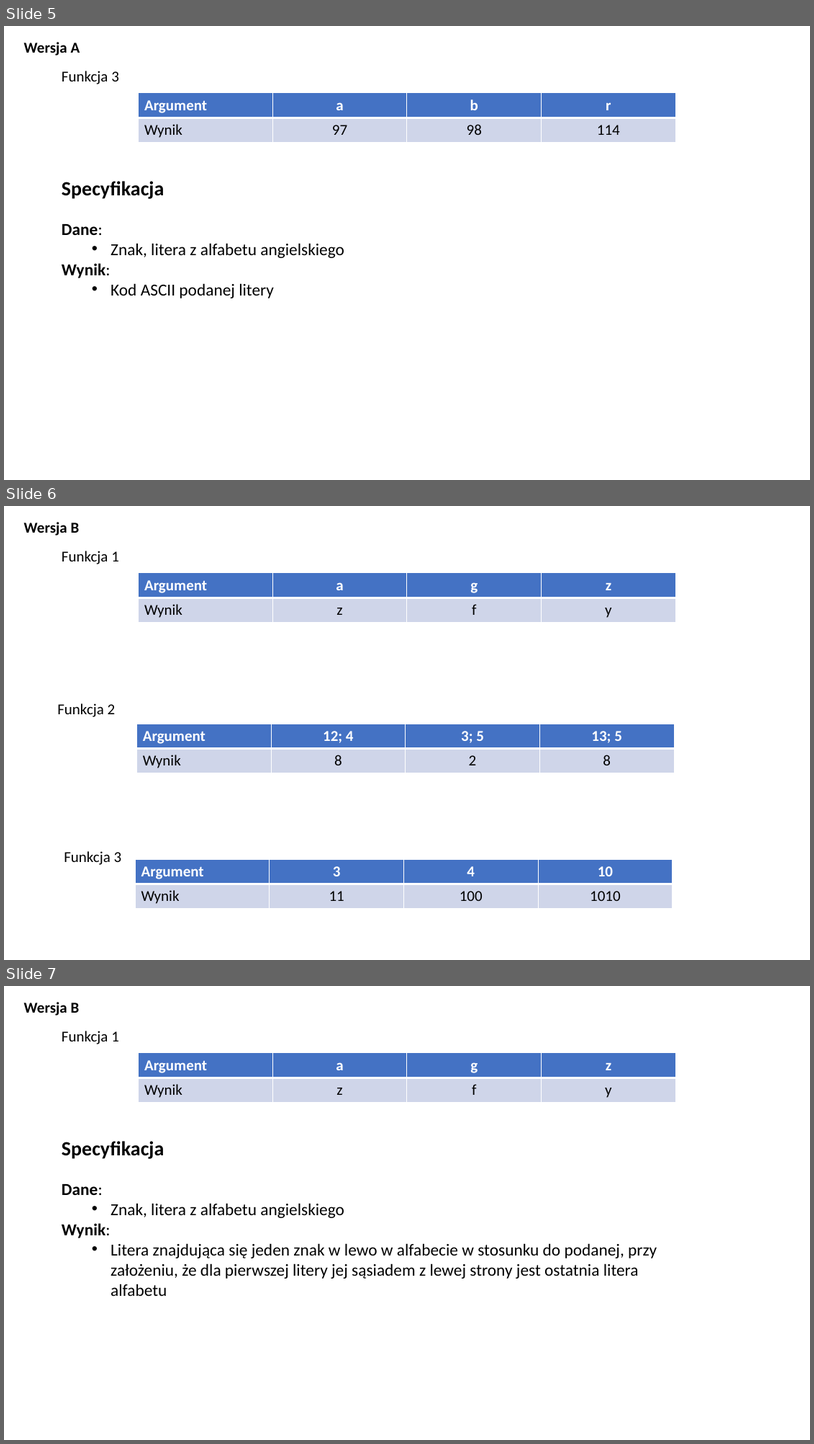
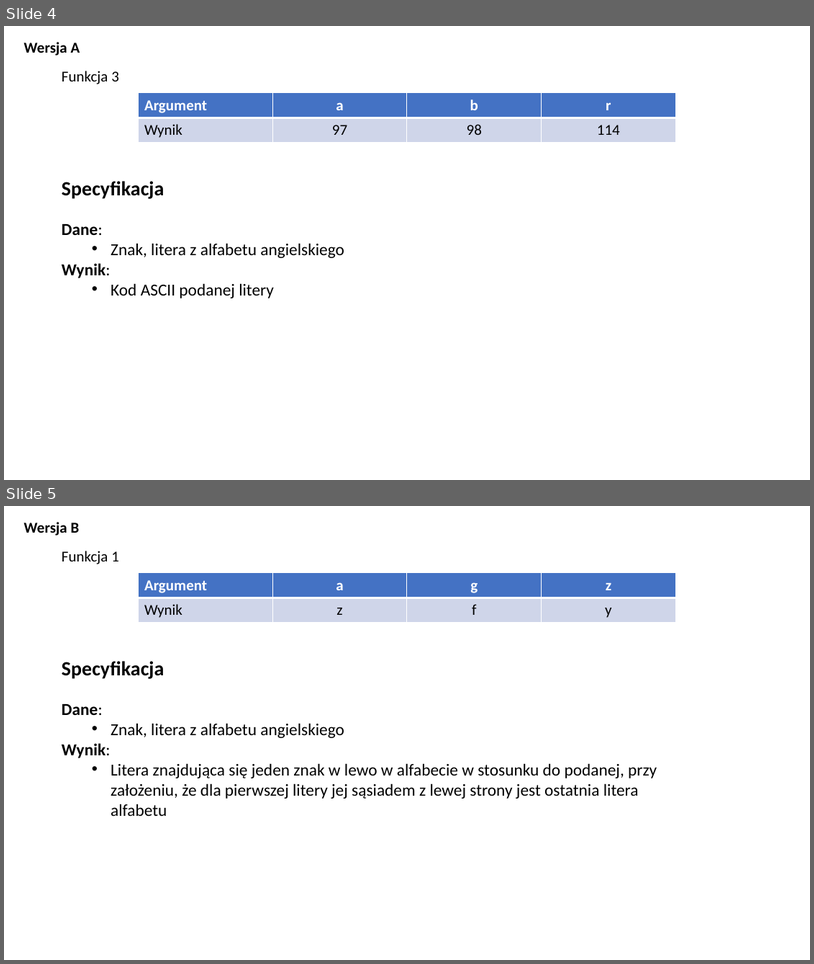
Before and after one commit to blackbat13/CS-HTiEW, a slide deck: Wprowadzenie do funkcji/IV. Wprowadzenie do funkcji/Zadania-rozwiązania.pptx. Shown one above the other, each under a label of ours: slides 5, 6 and 7 before the commit, slides 4 and 5 after it. The pictures are 814x1444 and 814x964 pixels, drawn with LibreOffice and Linux fonts; fonts in the diff are those of the drawing. Boxes give left, top, right and bottom in pixels: in the first picture for what was removed or moved away, otherwise in the second. Text is boxed around its words. In the diff, an @@ line names an element or a change of style, - is before the commit and + after.

Commit message:
Dodano rozwiązania zadań z funkcjami oraz podzielono je na grupy

```diff
--- a/Wprowadzenie do funkcji/IV. Wprowadzenie do funkcji/Zadania-rozwiązania.pptx
+++ b/Wprowadzenie do funkcji/IV. Wprowadzenie do funkcji/Zadania-rozwiązania.pptx
@@ slide 6 removed at [4, 506, 810, 960], background #FFFFFF @@
@@ text removed at [24, 522, 80, 536] @@
-Wersja B
@@ text removed at [62, 551, 119, 564] @@
-Funkcja 1
@@ table removed at [139, 573, 676, 622], 2 rows, 4 columns @@
-Argument | a | g | z
-Wynik | z | f | y
@@ text removed at [57, 703, 116, 717] @@
-Funkcja 2
@@ table removed at [137, 723, 674, 882], 2 rows, 4 columns @@
-Argument | 12; 4 | 3; 5 | 13; 5
-Wynik | 8 | 2 | 8
@@ text removed at [64, 851, 122, 865] @@
-Funkcja 3
@@ table removed at [135, 860, 672, 908], 2 rows, 4 columns @@
-Argument | 3 | 4 | 10
-Wynik | 11 | 100 | 1010
@@ what was slide 5 is now slide 4 @@
@@ what was slide 7 is now slide 5 @@
```
Also in this commit, not shown: 1 other slide removed.
